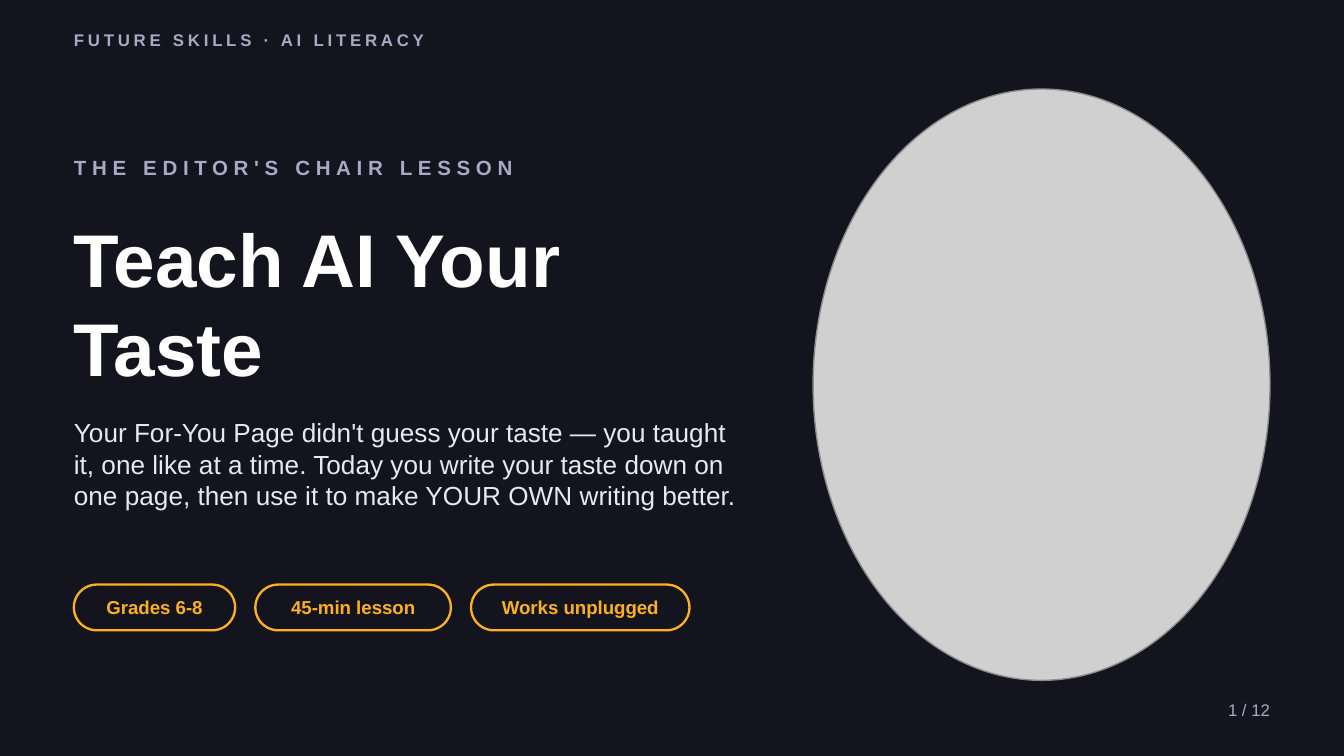
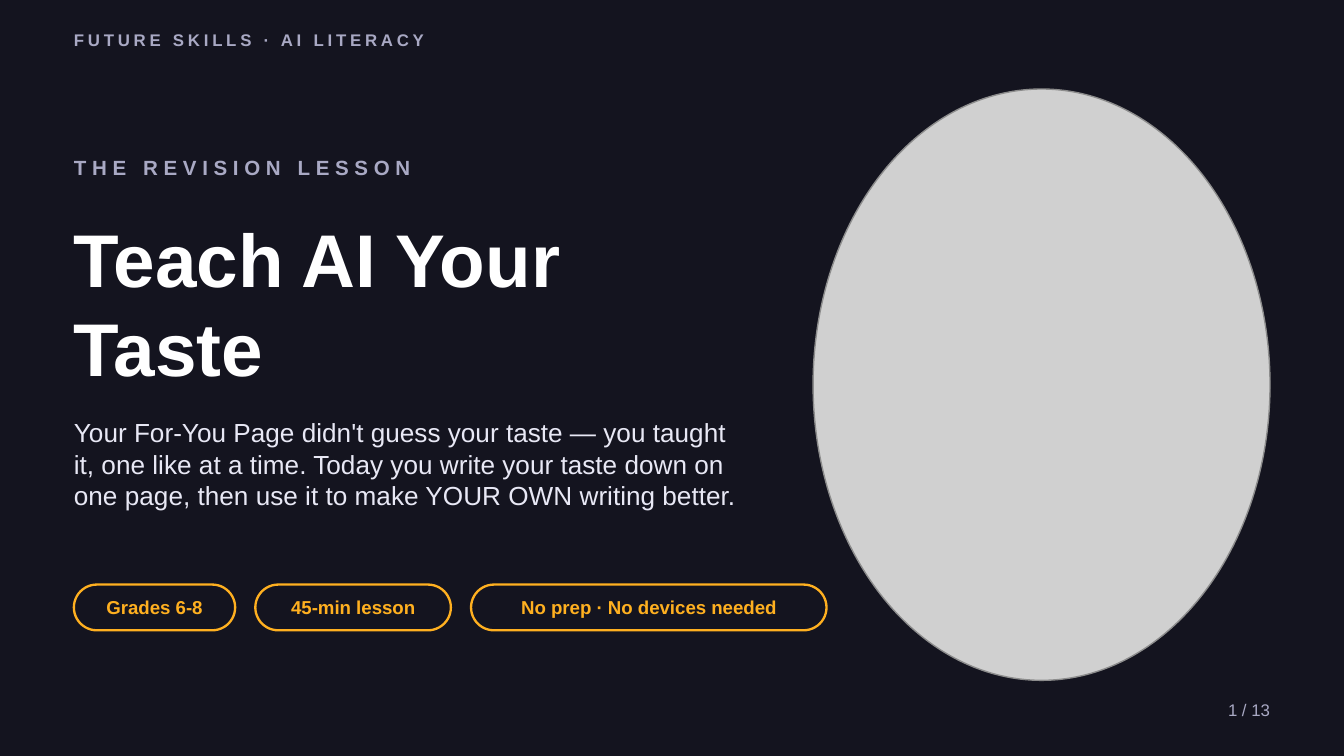
Before and after one commit to phiunit/tptphi, a slide deck: slide 1 of products/ai-taste-file/dist/Teach AI Your Taste - Slides.pptx. Drawn at 1344x756 pixels with LibreOffice and Linux fonts; fonts in the diff are those of the drawing; grey boxes stand for pictures. Boxes give left, top, right and bottom in pixels: in the first picture for what was removed or moved away, otherwise in the second. Text is boxed around its words. In the diff, an @@ line names an element or a change of style, - is before the commit and + after.

```diff
--- a/products/ai-taste-file/dist/Teach AI Your Taste - Slides.pptx
+++ b/products/ai-taste-file/dist/Teach AI Your Taste - Slides.pptx
@@ text at (x1=74, y1=160, x2=411, y2=175): text changed @@
-THE EDITOR'S CHAIR LESSON
+THE REVISION LESSON
@@ rounded rectangle resized from (x1=470, y1=585, x2=688, y2=630) to (x1=470, y1=585, x2=827, y2=630) @@
@@ text at (x1=521, y1=600, x2=776, y2=618): text changed @@
-Works unplugged
+No prep · No devices needed
@@ text at (x1=1228, y1=704, x2=1270, y2=716): text changed @@
-1 / 12
+1 / 13
```
Also in this commit, not shown: 11 other slides changed, 1 slide added, 34 other files.
